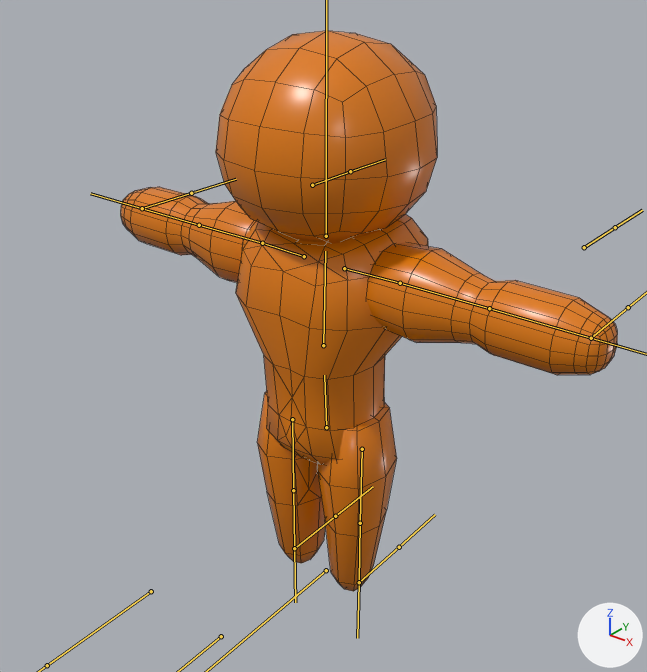
The FBX model Assets/Model/Idea_2/character_bigtroop.fbx as it was, and as the next commit left it.
Rendered twice from a camera (50 mm lens) standing at (2.24, -2.82, 3.07) and looking at (0.18, -0.25, 1.48). The lights are fixed; the arrows at lower right show +X, +Y and +Z. The bones that bend it are drawn over the model as lines. Mesh edges are drawn as thin lines.

Names of what the first picture shows: 'obj_bigtroop'.
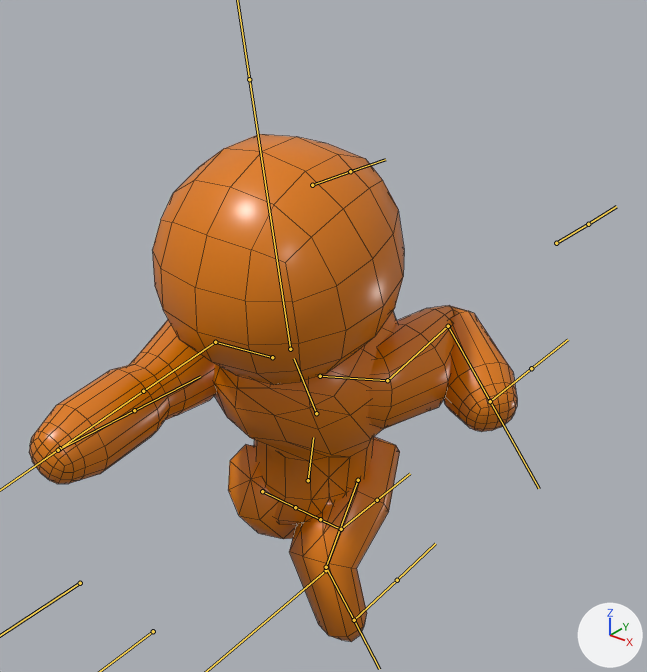
The newer file adds an action. The first version stands in its rest pose; the second is drawn at frame 11 of the action 'big_troop|anim_bigtroopattack'.

Location of each change, (x1, y1, x2, y2) in pixels of the pictures (647 x 672 px):
'obj_bigtroop', posed (9% shorter)
    before: (121, 31, 617, 591)
    after: (29, 134, 517, 642)
bone 'eo', root to tip
    before: (326, 427) to (324, 375)
    after: (308, 480) to (313, 437)
bone 'chest', root to tip
    before: (323, 345) to (325, 251)
    after: (316, 413) to (294, 358)
bone 'shoudler.L', root to tip
    before: (344, 268) to (400, 283)
    after: (320, 376) to (387, 380)
bone 'armup.L', root to tip
    before: (400, 283) to (489, 308)
    after: (387, 380) to (448, 326)
bone 'armdown.L', root to tip
    before: (489, 308) to (591, 338)
    after: (448, 326) to (490, 401)
bone 'shoudler.R', root to tip
    before: (304, 256) to (262, 243)
    after: (272, 357) to (215, 342)
bone 'armup.R', root to tip
    before: (262, 243) to (199, 225)
    after: (215, 342) to (143, 391)
bone 'legup.L', root to tip
    before: (362, 449) to (360, 523)
    after: (358, 480) to (326, 567)
bone 'legdown.L', root to tip
    before: (360, 523) to (359, 582)
    after: (326, 567) to (354, 620)
bone 'legup.R', root to tip
    before: (292, 419) to (293, 490)
    after: (262, 491) to (295, 507)

The change in detail:
Bone 'eo' (bone_eo) moves from (0.0, 0.0, 0.0) to (0.042, -0.167, 0.197).
Bone 'eo' (bone_eo) turns from (0, 0, 0) to (10, 59, -5) degrees about its own x, y and z.
Bone 'chest' (bone_chest) turns from (0, 0, 0) to (21, -51, 4) degrees about its own x, y and z.
Bone 'head' (bone_head) turns from (0, 0, 0) to (-20, -4, 6) degrees about its own x, y and z.
Bone 'shoudler.L' (bone_shoudler_l) turns from (0, 0, 0) to (-14, -5, 1) degrees about its own x, y and z.
Bone 'armup.L' (bone_armup_l) turns from (0, 0, 0) to (-66, -7, -12) degrees about its own x, y and z.
Bone 'armdown.L' (bone_armdown_l) turns from (0, 0, 0) to (123, 1, -1) degrees about its own x, y and z.
Bone 'shoudler.R' (bone_shoudler_r) turns from (0, 0, 0) to (11, 5, 1) degrees about its own x, y and z.
Bone 'armup.R' (bone_armup_r) turns from (0, 0, 0) to (69, 10, -27) degrees about its own x, y and z.
Bone 'legup.L' (bone_legup_l) moves from (0.0, 0.0, 0.0) to (0.0, -0.069, -0.091).
Bone 'legup.L' (bone_legup_l) turns from (0, 0, 0) to (-41, 4, 45) degrees about its own x, y and z.
Bone 'legdown.L' (bone_legdown_l) turns from (0, 0, 0) to (6, 4, -66) degrees about its own x, y and z.
Bone 'legup.R' (bone_legup_r) moves from (0.0, 0.0, 0.0) to (0.0, 0.006, 0.028).
Bone 'legup.R' (bone_legup_r) turns from (0, 0, 0) to (20, 16, -29) degrees about its own x, y and z.
